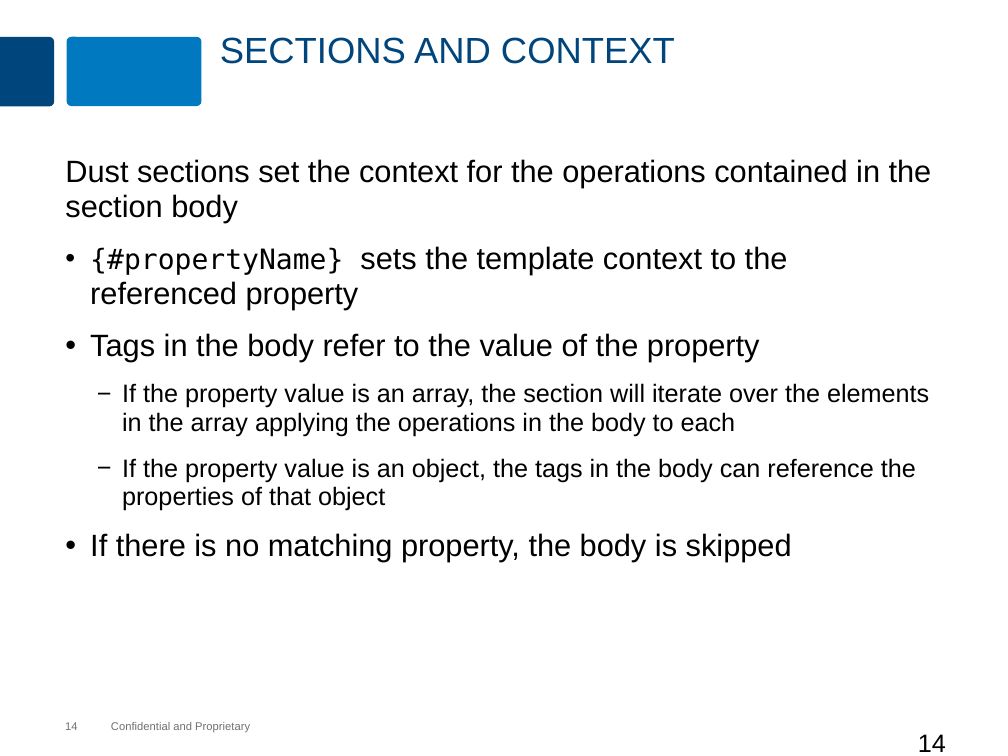
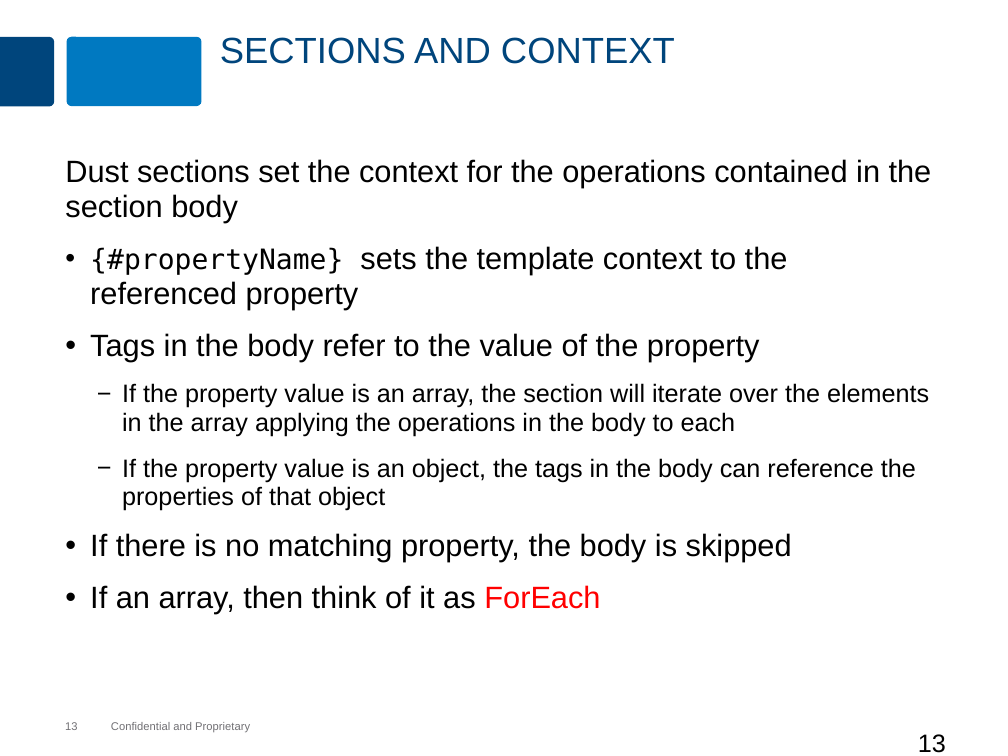
Before and after one commit to MaxMillington/nodePractice, a slide deck: slide 13 of node/lesson-83-dustjs/dustjs.pptx (slide 14 before the commit). Drawn at 1008x756 pixels with LibreOffice and Linux fonts; fonts in the diff are those of the drawing; background and template pictures are left out. Boxes give left, top, right and bottom in pixels: in the first picture for what was removed or moved away, otherwise in the second. Text is boxed around its words. In the diff, an @@ line names an element or a change of style, - is before the commit and + after.

```diff
--- a/node/lesson-83-dustjs/dustjs.pptx
+++ b/node/lesson-83-dustjs/dustjs.pptx
@@ text at (90, 585, 600, 614): paragraph added @@
+• If an array, then think of it as ForEach
@@ page number at (65, 722, 77, 730): text changed @@
-14
+13
@@ page number at (918, 734, 946, 753): text changed @@
-14
+13
```
Also in this commit, not shown: 10 other slides changed, 2 slides added, 16 slides removed, 4 other files.
